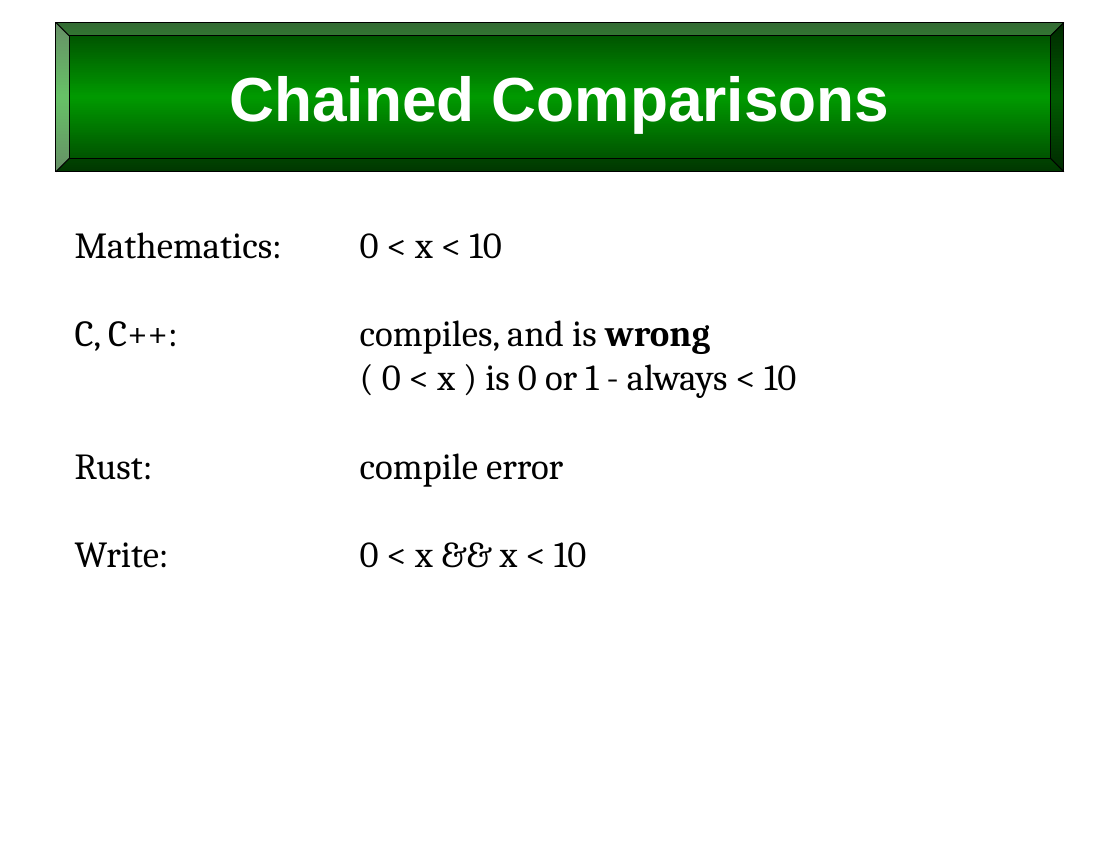
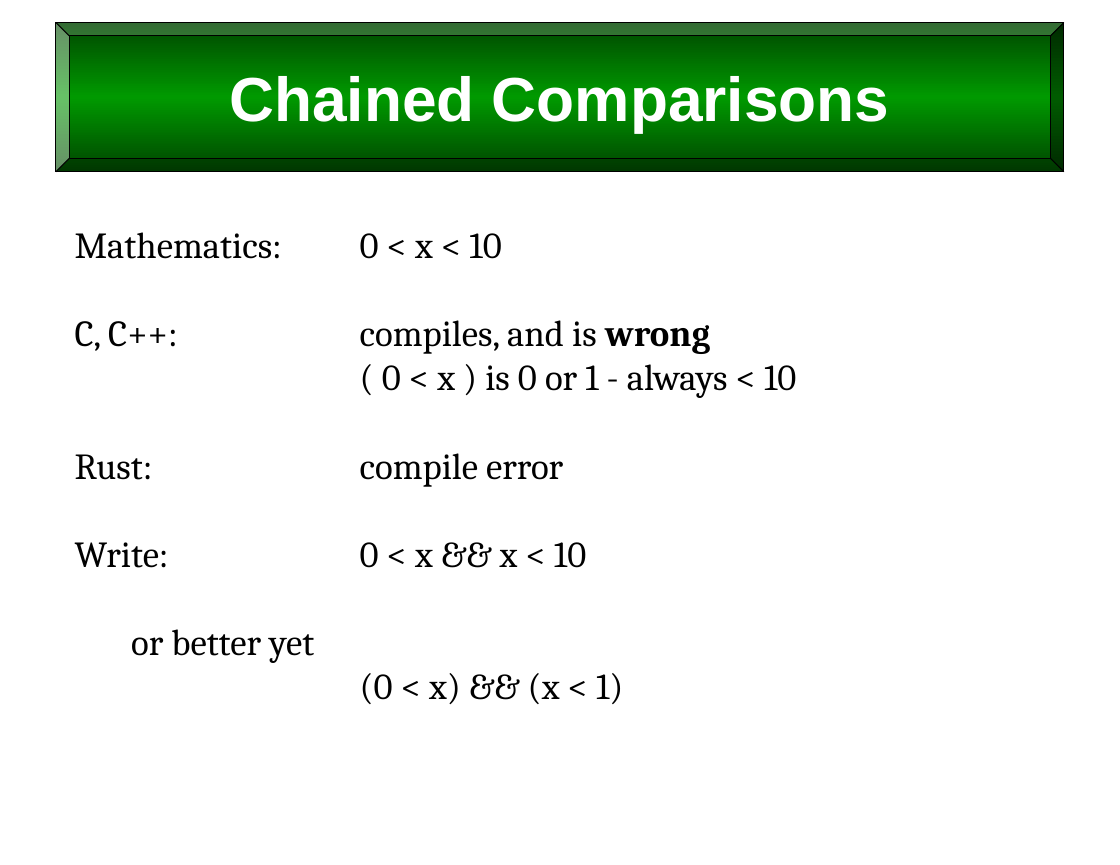
Before and after one commit to billswartz7/IntroToProgramming, a slide deck: slide 19 of Slides/L7_Operators-and-Logic.pptx. Drawn at 1120x865 pixels with LibreOffice and Linux fonts; fonts in the diff are those of the drawing. Boxes give left, top, right and bottom in pixels: in the first picture for what was removed or moved away, otherwise in the second. Text is boxed around its words. In the diff, an @@ line names an element or a change of style, - is before the commit and + after.

```diff
--- a/Slides/L7_Operators-and-Logic.pptx
+++ b/Slides/L7_Operators-and-Logic.pptx
@@ text at <box>131,629,623,704</box>: paragraphs added @@
+or better yet
+(0 < x) && (x < 1)
```
Also in this commit, not shown: 10 other slides changed, 1 other file.
